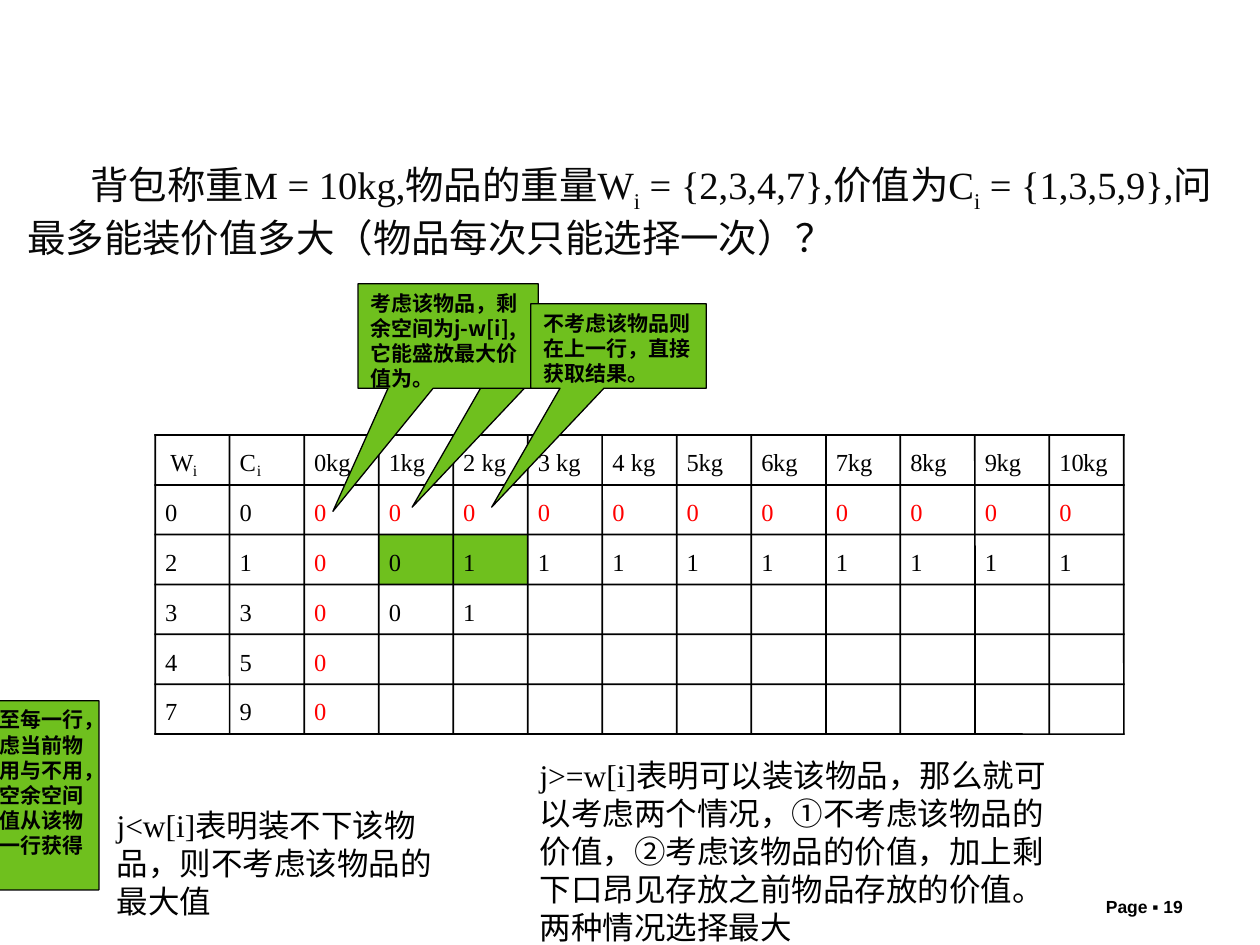
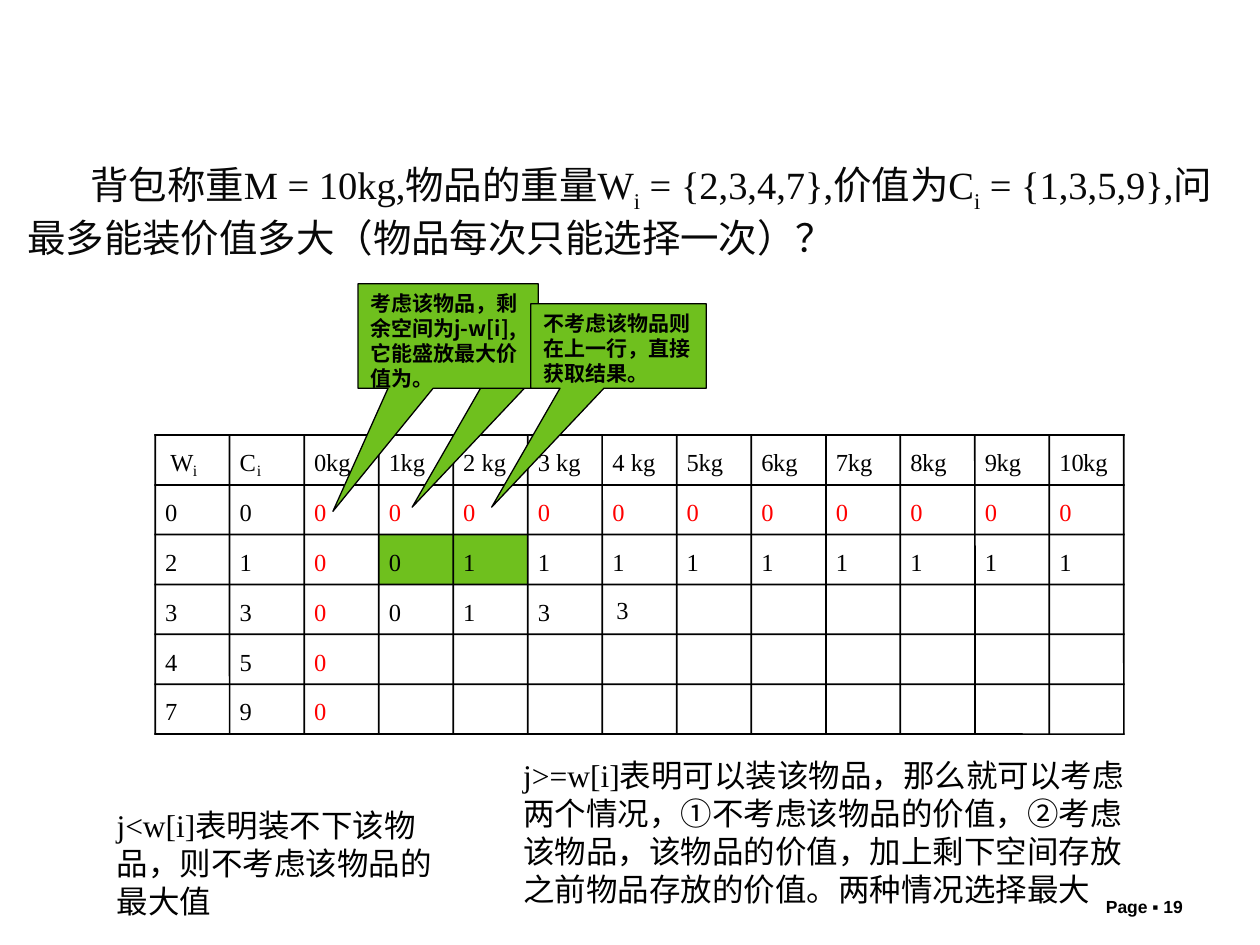
Before and after one commit to liutongling/DP, a slide deck: slide 19 of file/第5章 动态规划法.pptx. Drawn at 1260x945 pixels with LibreOffice and Linux fonts; fonts in the diff are those of the drawing; background and template pictures are left out. Boxes give left, top, right and bottom in pixels: in the first picture for what was removed or moved away, otherwise in the second. Text is boxed around its words. In the diff, an @@ line names an element or a change of style, - is before the commit and + after.

Commit message:
更新第五章内容

```diff
--- a/file/第5章 动态规划法.pptx
+++ b/file/第5章 动态规划法.pptx
@@ text added at [538,604,550,622], 14 pt, text #000000 @@
+3
@@ text added at [616,602,628,620], 14 pt, text #000000 @@
+3
@@ speech box removed at [0,701,100,890] @@
-更新至每一行，只考虑当前物品的用与不用，其他空余空间的价值从该物品上一行获得
@@ text at [523,763,1124,904]: text changed @@
-j>=w[i]表明可以装该物品，那么就可以考虑两个情况，①不考虑该物品的价值，②考虑该物品的价值，加上剩下口昂见存放之前物品存放的价值。两种情况选择最大
+j>=w[i]表明可以装该物品，那么就可以考虑两个情况，①不考虑该物品的价值，②考虑该物品，该物品的价值，加上剩下空间存放之前物品存放的价值。两种情况选择最大
```
Also in this commit, not shown: 2 other slides changed.
